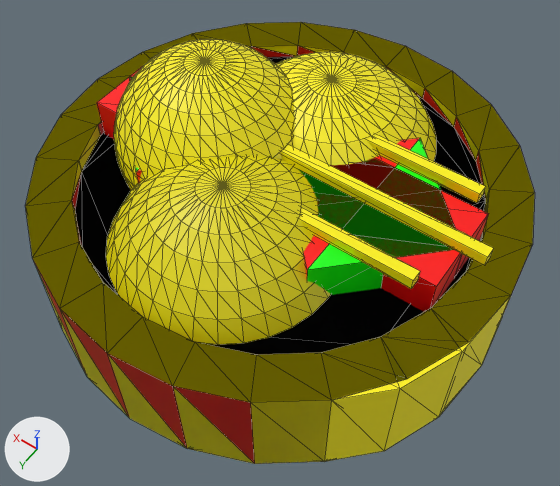
A saved change to the glTF model frontend/public/powerups.glb.
Before and after are seen from a 50 mm camera at (-0.494, 0.693, 1.512) aimed at (-0.044, 0.063, 0.521). Arrows for +X, +Y and +Z are at lower left; the lights stay in place. Mesh edges are drawn as thin lines. Vertices at the same position are counted once.

The first picture shows 'powerup.boost', 'powerup.shrink', 'powerup.split', 'powerup.stretch'.
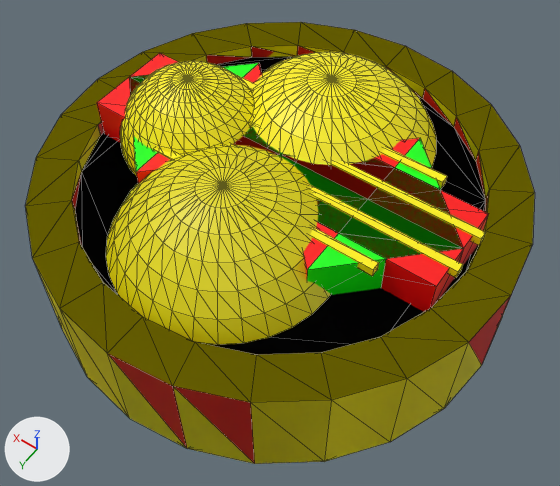
Pixel boxes [x1, y1, x2, y2] of what changed, in the pictures (560 x 486 px):
part 1 of me_cylinder_001, added (yellow): after [153, 148, 379, 276]
part 2 of me_cylinder_001, added (yellow): after [227, 143, 463, 278]
part 3 of me_cylinder_001, added (yellow): after [251, 120, 486, 245]
part 4 of me_cylinder_001, added (yellow): after [237, 75, 447, 188]
part 5 of me_cylinder_001, rebuilt (25% narrower, 24% shorter): before [114, 39, 294, 190]; after [120, 61, 254, 176]
part 6 of me_cylinder_001, deleted (yellow): before [367, 135, 486, 203]
part 7 of me_cylinder_001, deleted (yellow): before [280, 144, 494, 266]
part 8 of me_cylinder_001, deleted (yellow): before [300, 208, 420, 289]
part 9 of me_cylinder_001, cut back: before [322, 296, 510, 461]; after [321, 296, 510, 461]

The change in detail:
Material 'ball.008' (mat_ball_008) is new.
Its base color is (1.0, 0.886, 0.0) (yellow #fff200).
me_cylinder_001 is used by ob_powerup_boost; location (0.0, 0.0, 0.5).
me_cylinder_001 had 606 vertices, 1202 faces and spanned x -0.4..0.4, y -0.4..0.4, z -0.1..0.262.
me_cylinder_001 now has 609 vertices, 1198 faces and spans x -0.4..0.4, y -0.4..0.4, z -0.1..0.209.
me_cylinder_001 part 1: a new loose piece, a box spanning x -0.233..0.167, y 0.093..0.108, z 0.134..0.149, in mat_ball (yellow #fff200).
me_cylinder_001 part 2: a new loose piece, a box spanning x -0.329..0.171, y 0.028..0.043, z 0.134..0.149, in mat_ball_006 (yellow #fff200).
me_cylinder_001 part 3: a new loose piece, a box spanning x -0.329..0.171, y -0.042..-0.027, z 0.134..0.149, in mat_ball_007 (yellow #fff200).
me_cylinder_001 part 4: a new loose piece, a box spanning x -0.233..0.167, y -0.107..-0.092, z 0.134..0.149, in mat_ball_008 (yellow #fff200).
me_cylinder_001 part 5: the loose piece of 482 vertices spanning x -0.019..0.3, y -0.159..0.159, z -0.057..0.262 is rebuilt with 481 vertices and now spans x 0.056..0.304, y -0.124..0.124, z -0.039..0.209.
me_cylinder_001 part 6: the loose piece of 8 vertices spanning x -0.293..0.197, y -0.107..-0.088, z 0.145..0.164 is deleted.
me_cylinder_001 part 7: the loose piece of 8 vertices spanning x -0.354..0.137, y -0.01..0.01, z 0.145..0.164 is deleted.
me_cylinder_001 part 8: the loose piece of 8 vertices spanning x -0.29..0.2, y 0.084..0.103, z 0.145..0.164 is deleted.
Part 9, on me_cylinder_001:
4 vertices are removed from x -0.386..-0.346, y 0.121..0.218, z -0.1..0.1.
22 faces are deleted.
14 new faces join them, mat_ball (yellow #fff200).
me_cylinder_001 now uses material mat_ball_008 (yellow #fff200).
